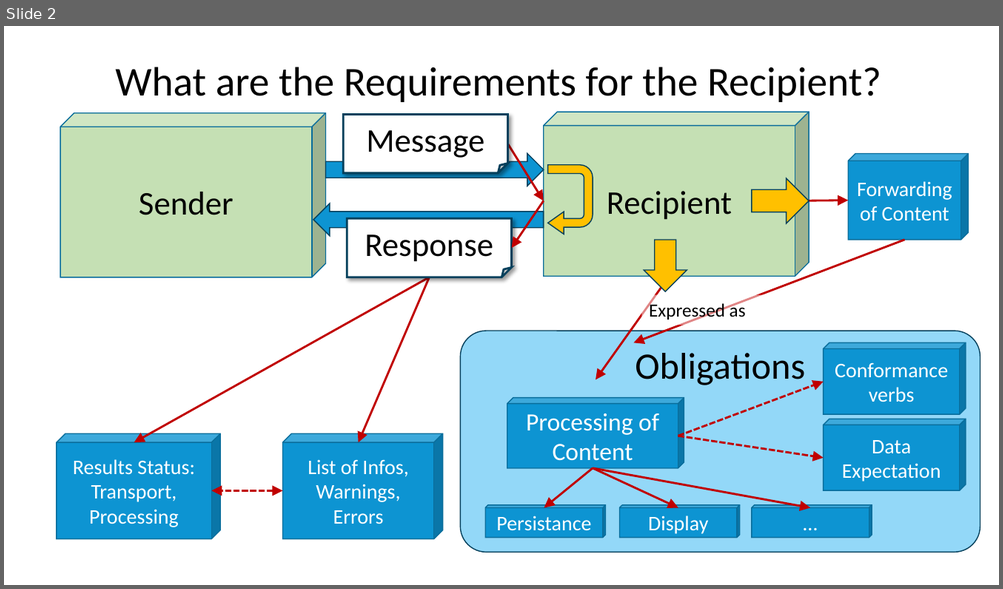
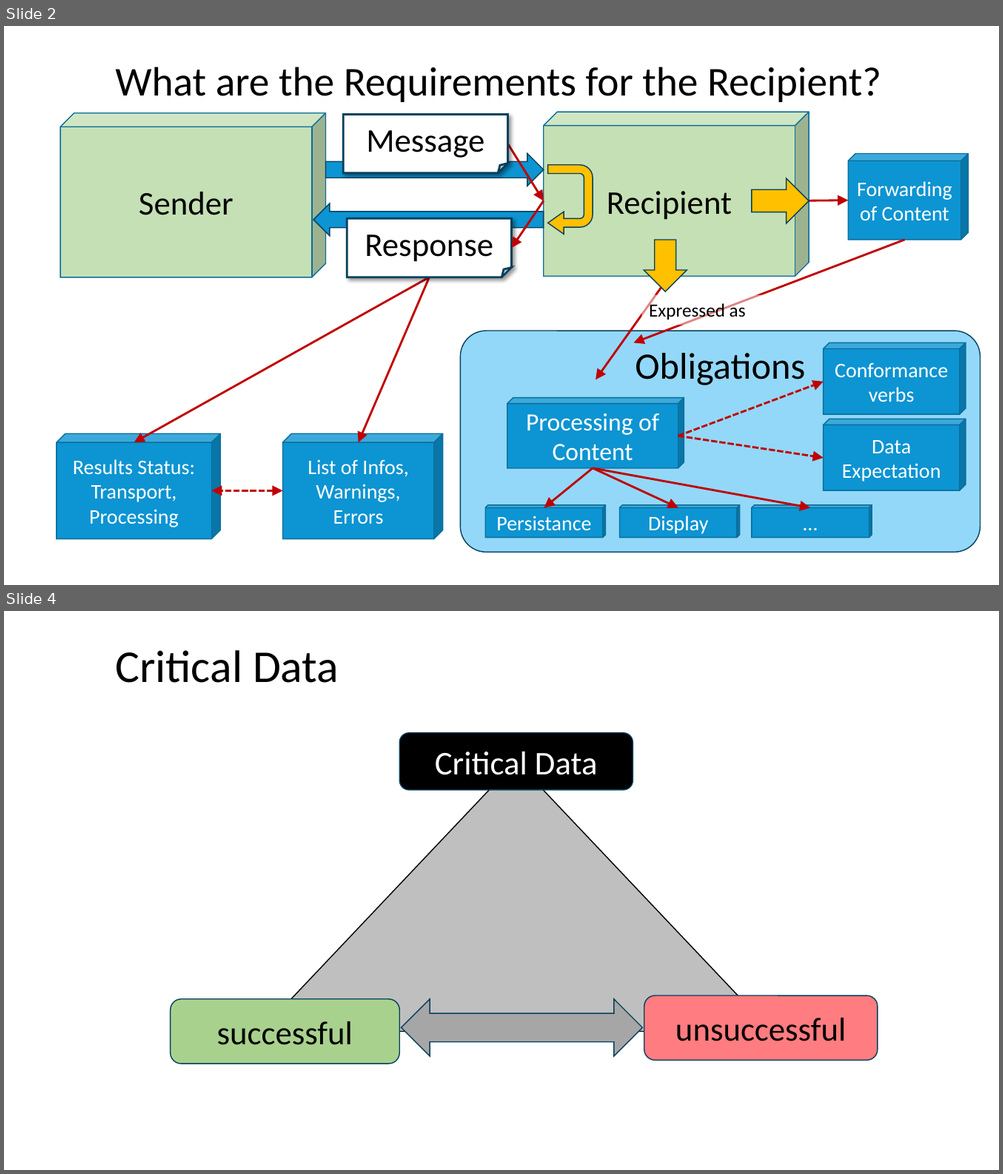
Before and after one commit to frankoemig/ack-ig, a slide deck: input/images-source/Drawings.pptm. Shown one above the other, each under a label of ours: slide 2 before the commit, slides 2 and 4 after it; the slides between them are not shown. The pictures are 1003x589 and 1003x1174 pixels, drawn with LibreOffice and Linux fonts; fonts in the diff are those of the drawing. Boxes give left, top, right and bottom in pixels: in the first picture for what was removed or moved away, otherwise in the second. Text is boxed around its words. In the diff, an @@ line names an element or a change of style, - is before the commit and + after.

```diff
--- a/input/images-source/Drawings.pptm
+++ b/input/images-source/Drawings.pptm
@@ slide 4 added at [4, 611, 999, 1170], background #FFFFFF @@
@@ title added at [115, 650, 338, 683], 44 pt, text #000000 @@
+Critical Data
@@ rounded rectangle added at [399, 732, 633, 790], fill #000000, outline #06415C 1 pt, 32 pt, text #FFFFFF @@
+Critical Data
@@ triangle added at [261, 762, 771, 1032], fill #BFBFBF, outline #000000 1 pt @@
@@ rounded rectangle added at [170, 999, 399, 1065], fill #A9D18E, outline #06415C 1 pt, 32 pt, text #000000 @@
+successful
@@ left right arrow added at [401, 999, 642, 1057], fill #A6A6A6, outline #06415C 1 pt @@
@@ rounded rectangle added at [644, 996, 878, 1061], fill #FF7C80, outline #06415C 1 pt, 32 pt, text #000000 @@
+unsuccessful
```
Also in this commit, not shown: 1 other slide added, 6 other files.
